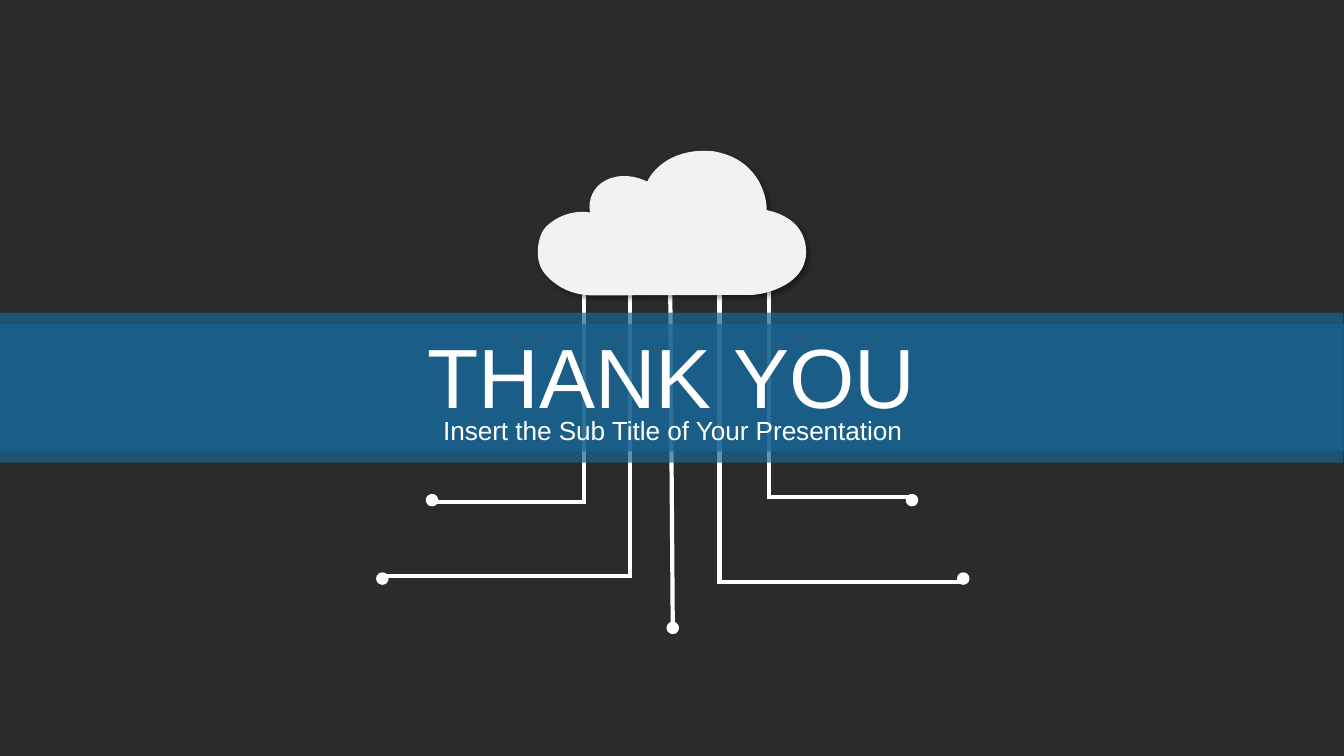
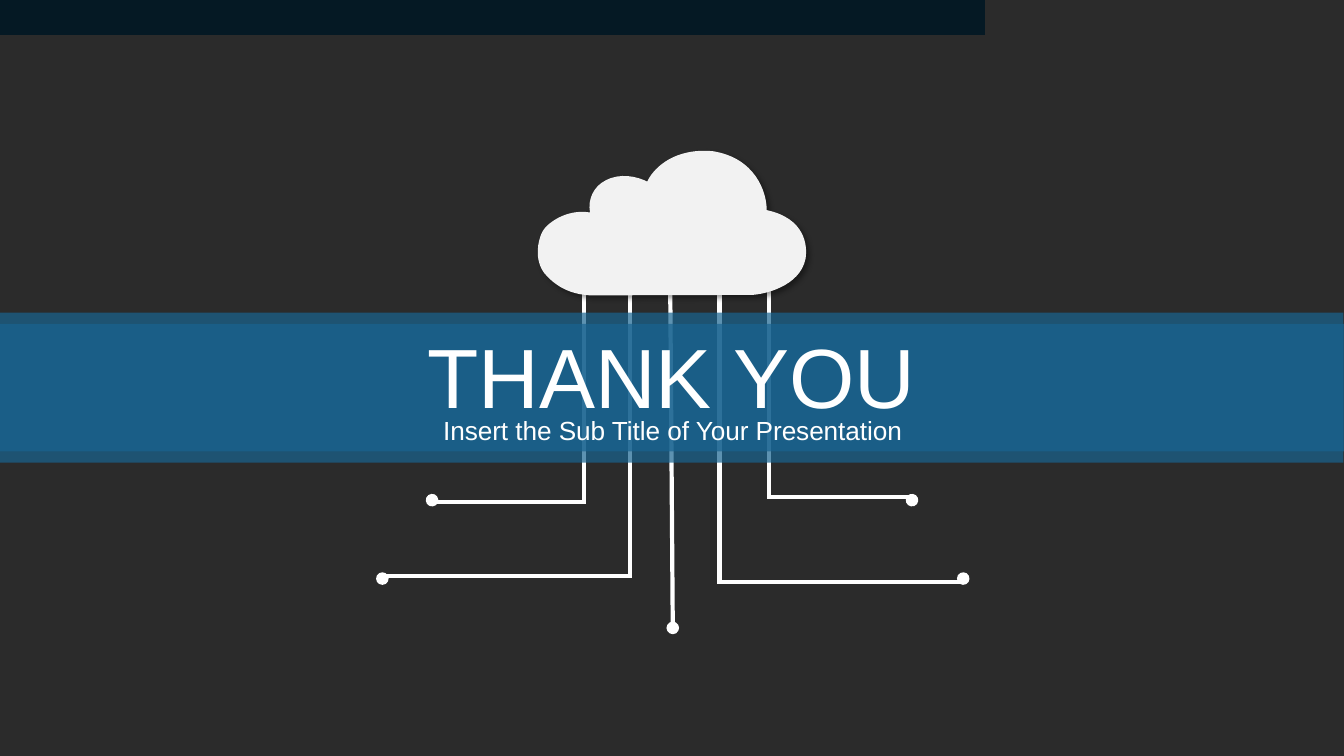
Before and after one commit to QYnote/Python_ConnectMS-SQL, a slide deck: slide 7 of 심준보_AI개발 포트폴리오.pptx (slide 44 before the commit). Drawn at 1344x756 pixels with LibreOffice and Linux fonts; fonts in the diff are those of the drawing; background and template pictures are left out; a plain dark background stands for a picture behind light text. Boxes give left, top, right and bottom in pixels: in the first picture for what was removed or moved away, otherwise in the second. Text is boxed around its words. In the diff, an @@ line names an element or a change of style, - is before the commit and + after.

```diff
--- a/심준보_AI개발 포트폴리오.pptx
+++ b/심준보_AI개발 포트폴리오.pptx
@@ rectangle added at (x1=0, y1=0, x2=985, y2=34), fill #051924 @@
```
Also in this commit, not shown: 2 other slides changed, 2 slides added, 44 slides removed, 3 other files.
